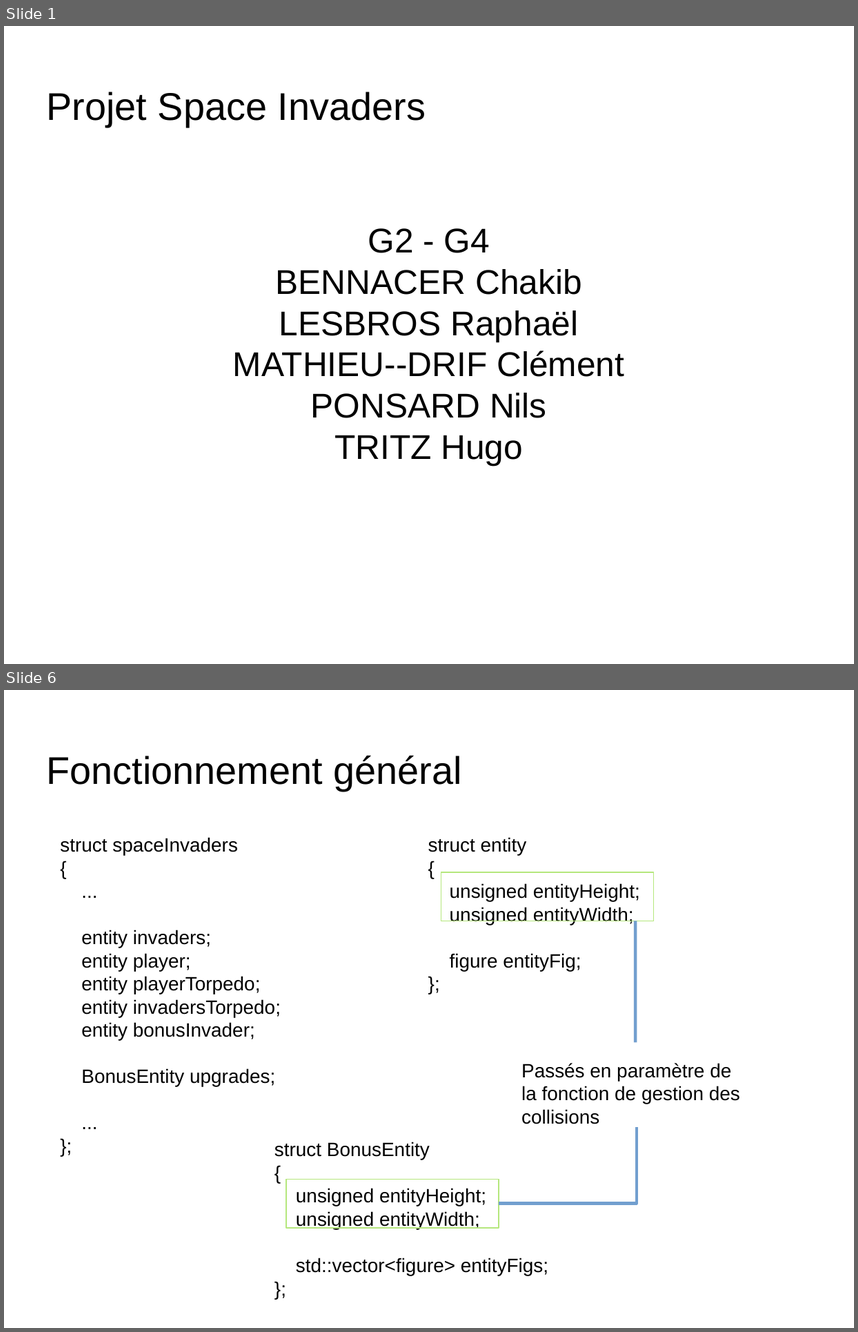
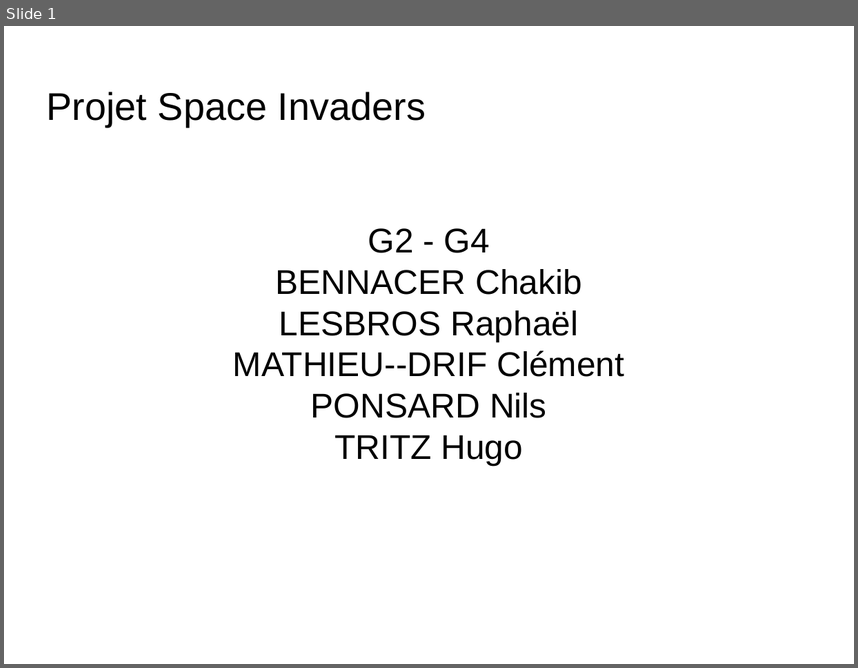
Before and after one commit to nponsard/G2_G4_Bennacer_Lesbros_MathieuDrif_Ponsard_Tritz, a slide deck: docs/Presentation.odp. Shown one above the other, each under a label of ours: slides 1 and 6 before the commit, slide 1 after it; the slides between them are not shown. The pictures are 858x1332 and 858x668 pixels, drawn with LibreOffice and Linux fonts; fonts in the diff are those of the drawing; background and template pictures are left out. Boxes give left, top, right and bottom in pixels: in the first picture for what was removed or moved away, otherwise in the second. Text is boxed around its words. In the diff, an @@ line names an element or a change of style, - is before the commit and + after.

```diff
--- a/docs/Presentation.odp
+++ b/docs/Presentation.odp
@@ slide 6 removed at [4,690,854,1328], background picture (left out) @@
@@ title removed at [47,756,462,791] @@
-Fonctionnement général
@@ text removed at [60,837,281,1087] @@
-struct spaceInvaders
-{
-...
-entity invaders;
-entity player;
-entity playerTorpedo;
-entity invadersTorpedo;
-entity bonusInvader;
-BonusEntity upgrades;
-...
-};
@@ text removed at [428,837,640,971] @@
-struct entity
-{
-unsigned entityHeight;
-unsigned entityWidth;
-figure entityFig;
-};
@@ rectangle removed at [441,872,654,920] @@
@@ line removed from (636, 920) to (636, 1043) @@
@@ text removed at [522,1063,740,1124] @@
-Passés en paramètre de la fonction de gestion des collisions
@@ text removed at [274,1141,548,1275] @@
-struct BonusEntity
-{
-unsigned entityHeight;
-unsigned entityWidth;
-std::vector<figure> entityFigs;
-};
@@ elbow line removed from (499, 1203) to (637, 1127) @@
@@ rectangle removed at [286,1179,499,1228] @@
```
Also in this commit, not shown: 8 slides changed, 4 slides added, 5 other slides removed.
